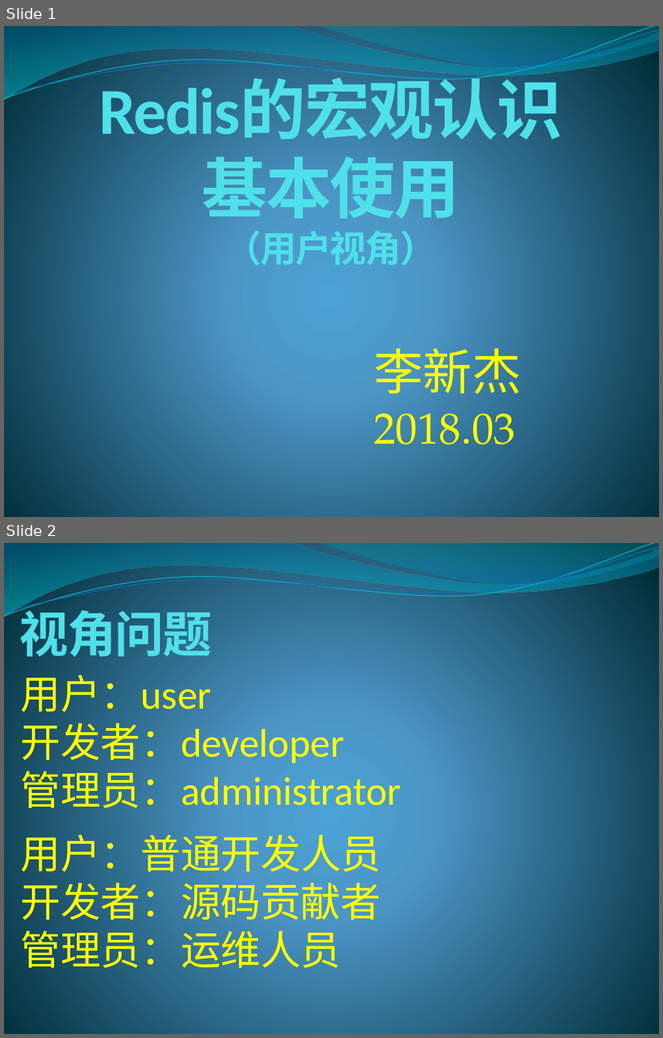
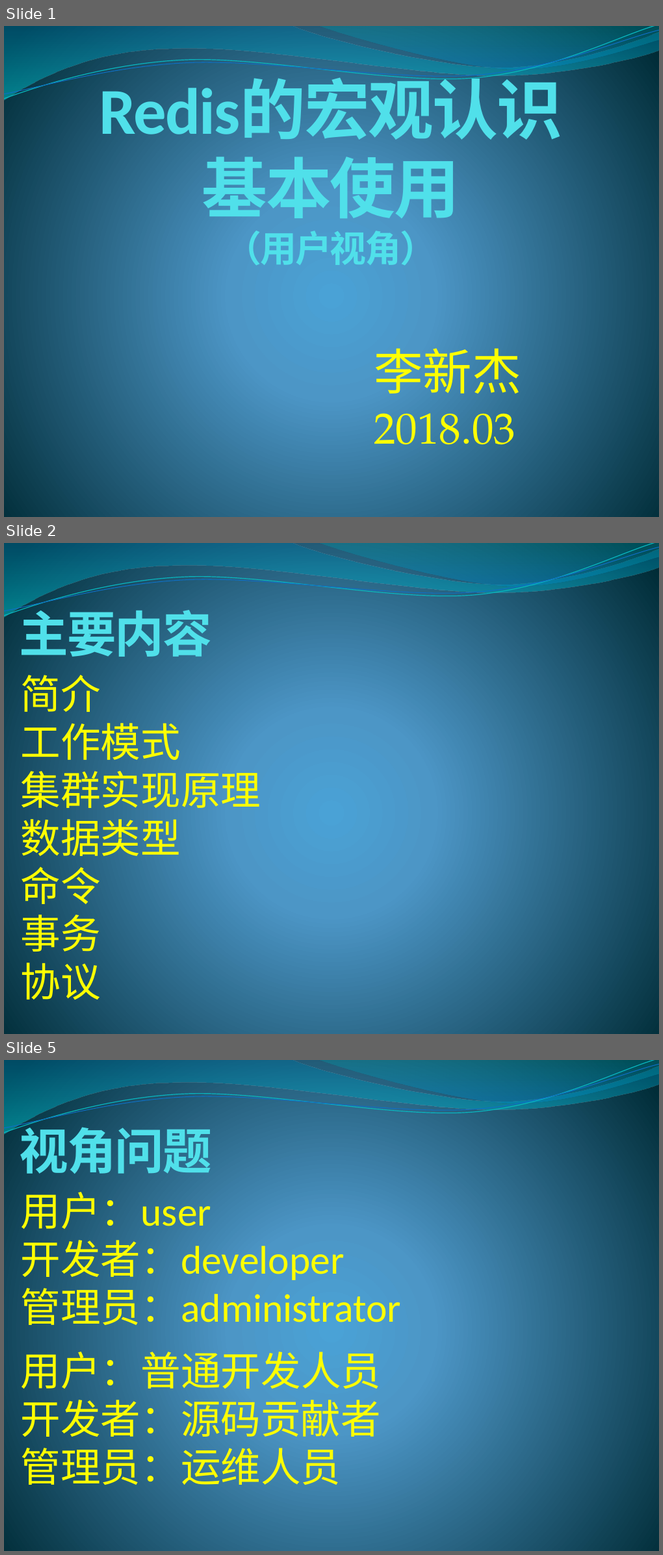
Before and after one commit to lixinjie1985/redis, a slide deck: docs/redis-01.pptx. Shown one above the other, each under a label of ours: slides 1 and 2 before the commit, slides 1, 2 and 5 after it; the slides between them are not shown. The pictures are 663x1038 and 663x1555 pixels, drawn with LibreOffice and Linux fonts; fonts in the diff are those of the drawing. Boxes give left, top, right and bottom in pixels: in the first picture for what was removed or moved away, otherwise in the second. Text is boxed around its words. In the diff, an @@ line names an element or a change of style, - is before the commit and + after.

```diff
--- a/docs/redis-01.pptx
+++ b/docs/redis-01.pptx
@@ slide 2 added at bbox=[4, 543, 659, 1034], background gradient #4AA0D6 to #4C98C7 to #002C38; not listed: 4 template elements that a slide beside it also shows @@
@@ title added at bbox=[20, 601, 212, 664], 54 pt, text #51E0EA, bold @@
+主要内容
@@ text added at bbox=[21, 675, 261, 1000], 44 pt, text #FFFF00 @@
+简介
+工作模式
+集群实现原理
+数据类型
+命令
+事务
+协议
@@ what was slide 2 is now slide 5 @@
```
Also in this commit, not shown: 1 slide changed, 5 other slides added.
